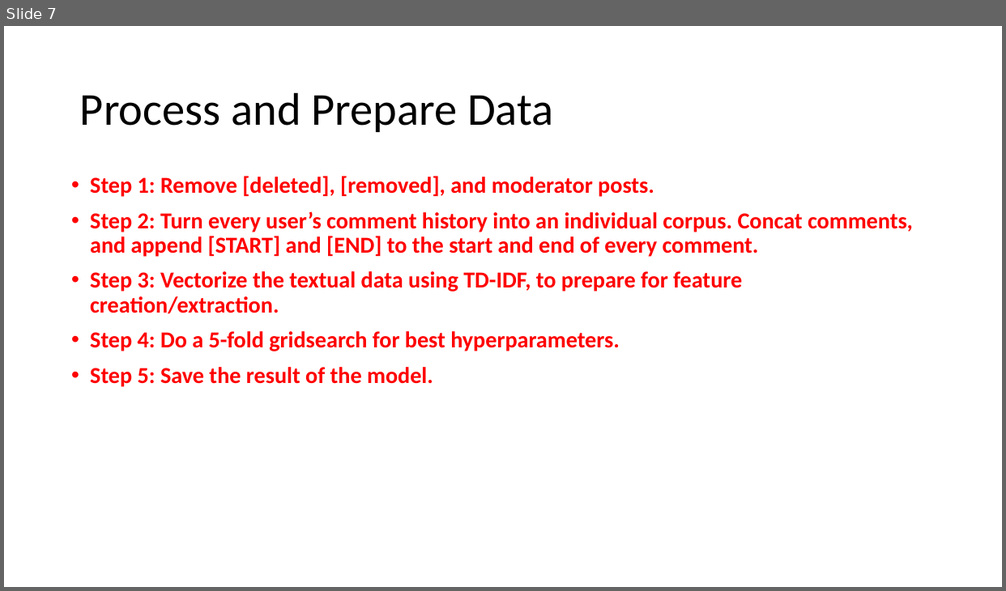
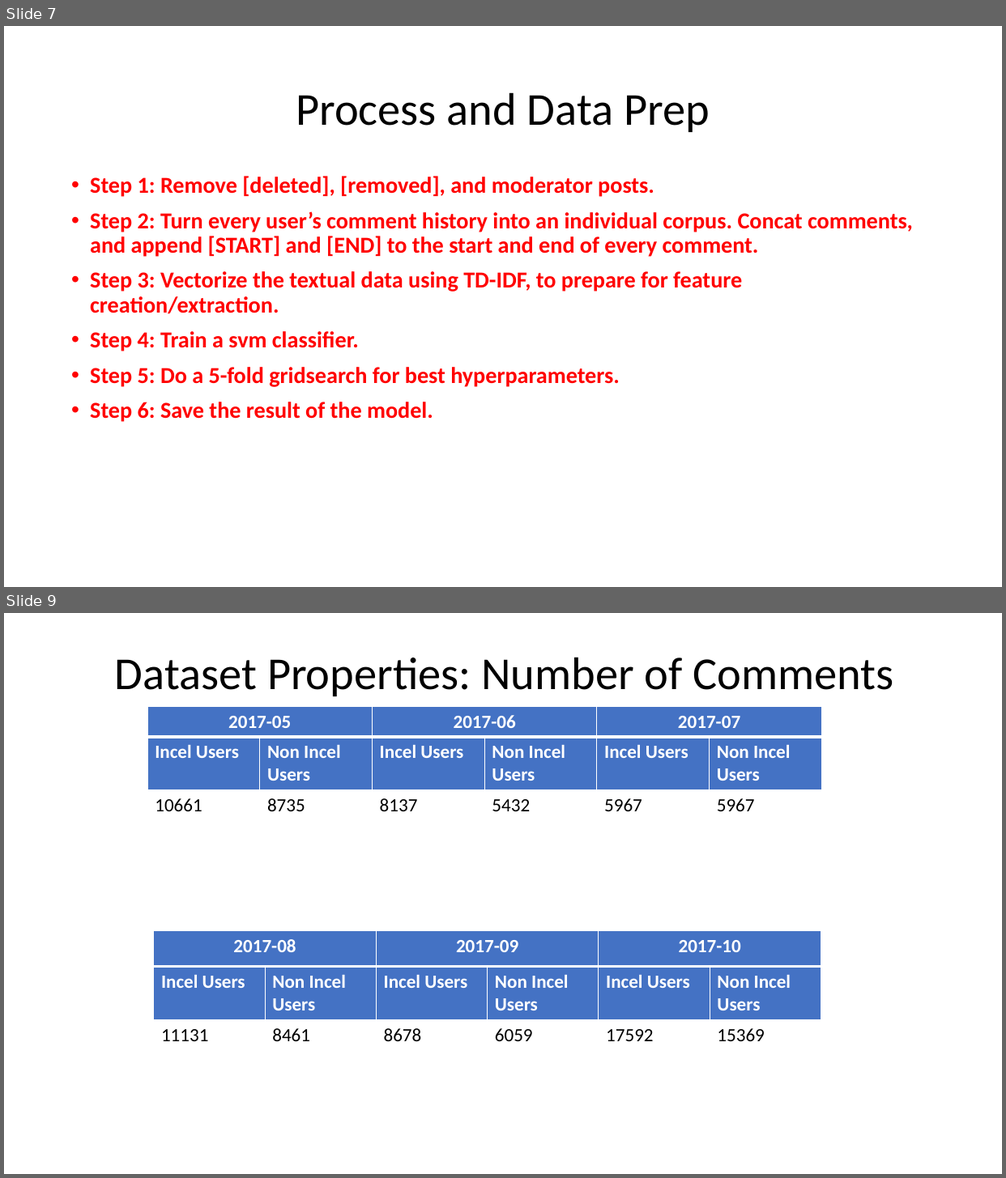
Before and after one commit to Spyrix/RedditUserClassification, a slide deck: Project_Presentation.pptx. Shown one above the other, each under a label of ours: slide 7 before the commit, slides 7 and 9 after it; the slides between them are not shown. The pictures are 1006x591 and 1006x1178 pixels, drawn with LibreOffice and Linux fonts; fonts in the diff are those of the drawing. Boxes give left, top, right and bottom in pixels: in the first picture for what was removed or moved away, otherwise in the second. Text is boxed around its words. In the diff, an @@ line names an element or a change of style, - is before the commit and + after.

```diff
--- a/Project_Presentation.pptx
+++ b/Project_Presentation.pptx
@@ slide 9 added at (4,613,1002,1174), background #FFFFFF @@
@@ title added at (115,657,893,696), 44 pt, text #000000 @@
+Dataset Properties: Number of Comments
@@ table added at (147,707,821,925), 3 rows, 6 columns @@
+2017-05 |  | 2017-06 |  | 2017-07 | 
+Incel Users | Non Incel Users | Incel Users | Non Incel Users | Incel Users | Non Incel Users
+10661 | 8735 | 8137 | 5432 | 5967 | 5967
@@ table added at (154,931,823,1127), 3 rows, 6 columns @@
+2017-08 |  | 2017-09 |  | 2017-10 | 
+Incel Users | Non Incel Users | Incel Users | Non Incel Users | Incel Users | Non Incel Users
+11131 | 8461 | 8678 | 6059 | 17592 | 15369
@@ slide 7 changed as well @@
@@ title at (296,92,710,132): text changed @@
-Process and Prepare Data
+Process and Data Prep
@@ text at (90,331,620,422): text changed @@
-• Step 4: Do a 5-fold gridsearch for best hyperparameters.
-• Step 5: Save the result of the model.
+• Step 4: Train a svm classifier.
+• Step 5: Do a 5-fold gridsearch for best hyperparameters.
+• Step 6: Save the result of the model.
```
Also in this commit, not shown: 9 other slides changed, 5 other slides added, 4 slides removed, 3 other files.
